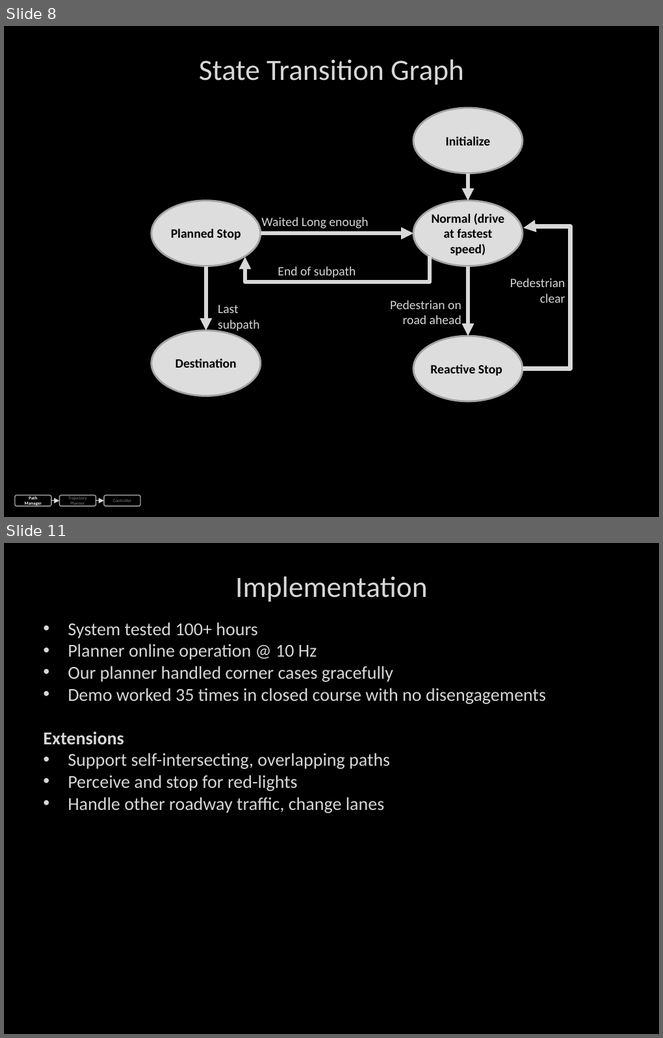
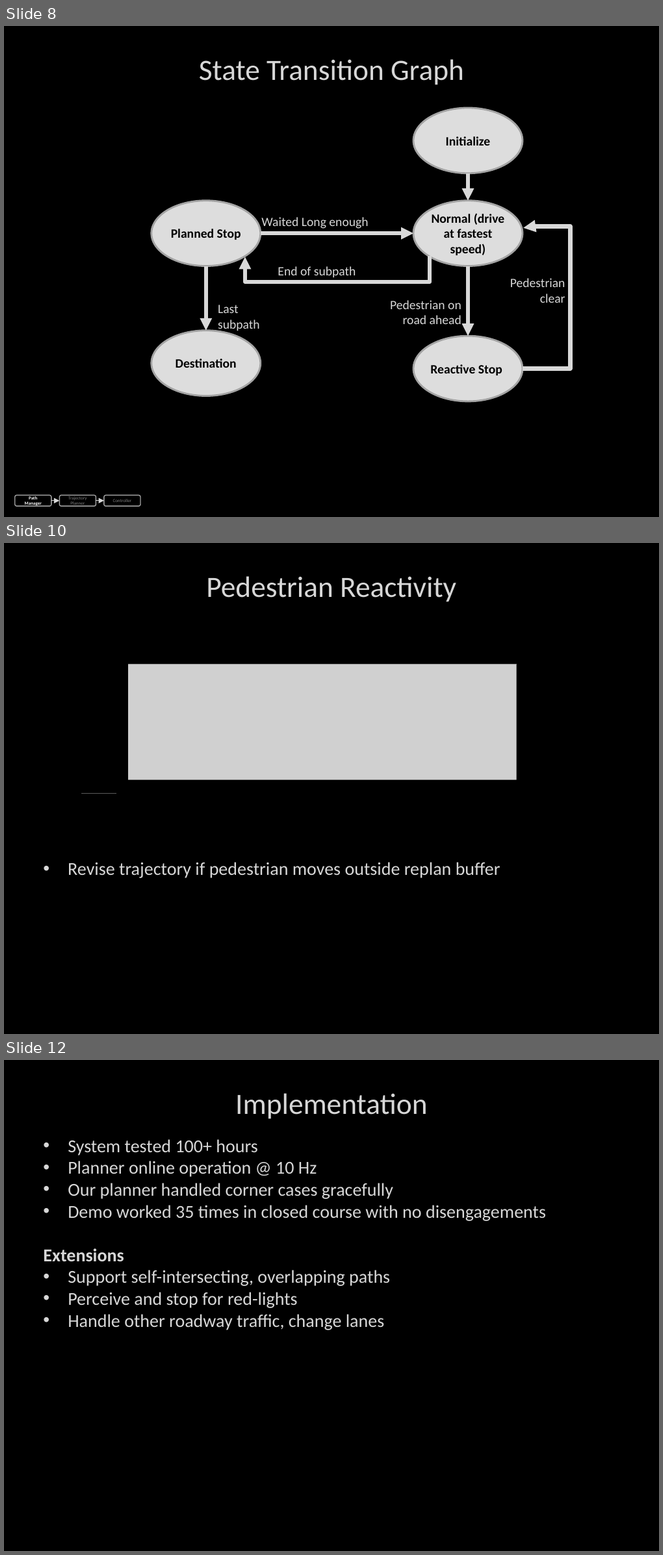
Before and after one commit to ozymandium/IVS-2016, a slide deck: iv2016slides.pptx. Shown one above the other, each under a label of ours: slides 8 and 11 before the commit, slides 8, 10 and 12 after it; the slides between them are not shown. The pictures are 663x1038 and 663x1555 pixels, drawn with LibreOffice and Linux fonts; fonts in the diff are those of the drawing; grey boxes stand for pictures. Boxes give left, top, right and bottom in pixels: in the first picture for what was removed or moved away, otherwise in the second. Text is boxed around its words. In the diff, an @@ line names an element or a change of style, - is before the commit and + after.

```diff
--- a/iv2016slides.pptx
+++ b/iv2016slides.pptx
@@ slide 10 added at (4, 543, 659, 1034), background #000000 @@
@@ title added at (206, 576, 456, 602), 32.4 pt, text #D7D7D7 @@
+Pedestrian Reactivity
@@ rectangle added at (59, 652, 128, 794), fill #000000 @@
@@ picture added at (82, 664, 517, 794) @@
@@ rectangle added at (116, 780, 528, 799), fill #000000 @@
@@ text added at (68, 862, 501, 878), 20 pt, text #D7D7D7 @@
+• Revise trajectory if pedestrian moves outside replan buffer
@@ what was slide 11 is now slide 12 @@
```
Also in this commit, not shown: 2 slides changed, 1 other slide added, 1 other file.
